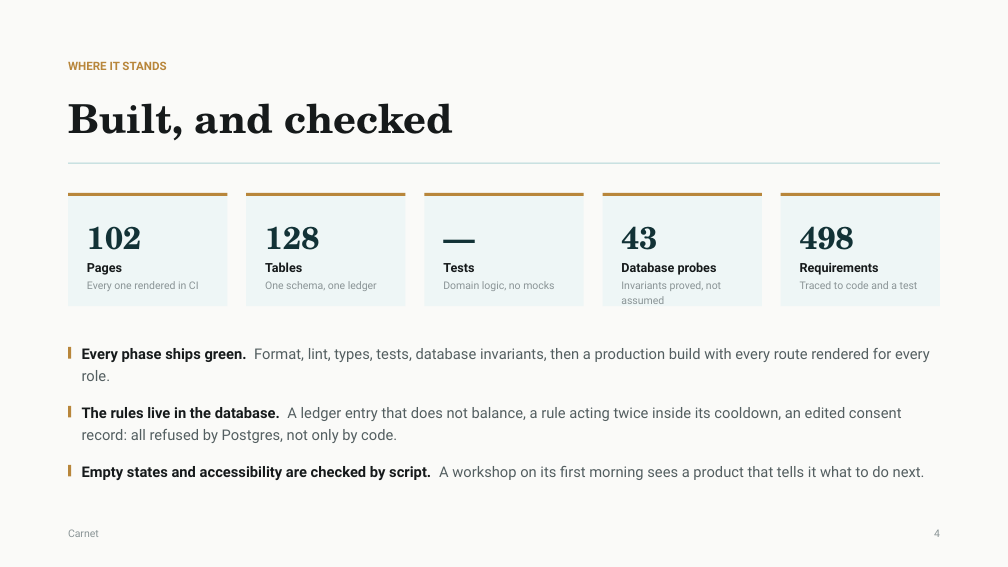
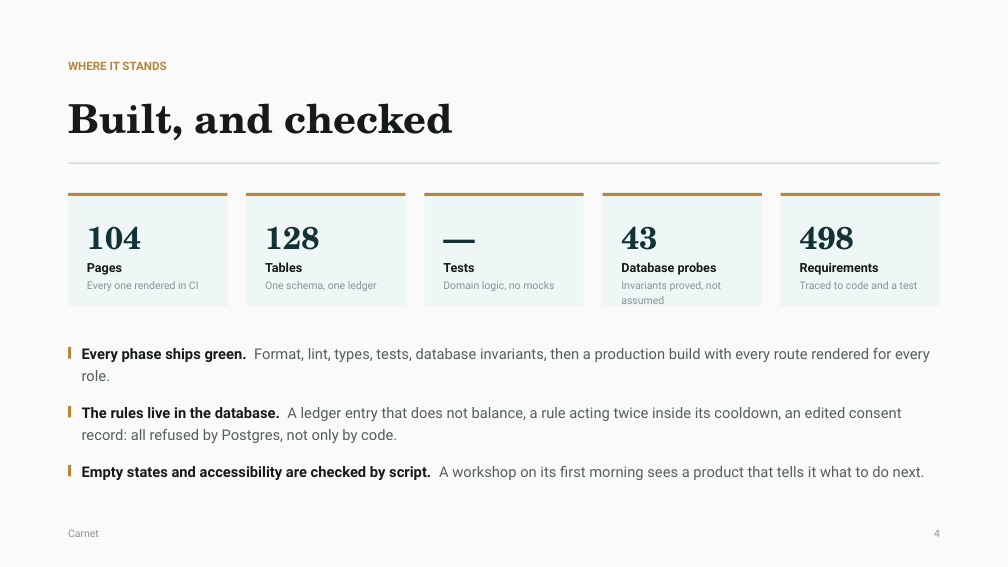
Before and after one commit to Amrwar/vehicle-memory, a slide deck: slide 5 of docs/Carnet-Presentation.pptx. Drawn at 1008x567 pixels with LibreOffice and Linux fonts; fonts in the diff are those of the drawing. Boxes give left, top, right and bottom in pixels: in the first picture for what was removed or moved away, otherwise in the second. Text is boxed around its words. In the diff, an @@ line names an element or a change of style, - is before the commit and + after.

```diff
--- a/docs/Carnet-Presentation.pptx
+++ b/docs/Carnet-Presentation.pptx
@@ text at [87,226,141,250]: text changed @@
-102
+104
```
Also in this commit, not shown: 1 other slide changed, 44 other files.
